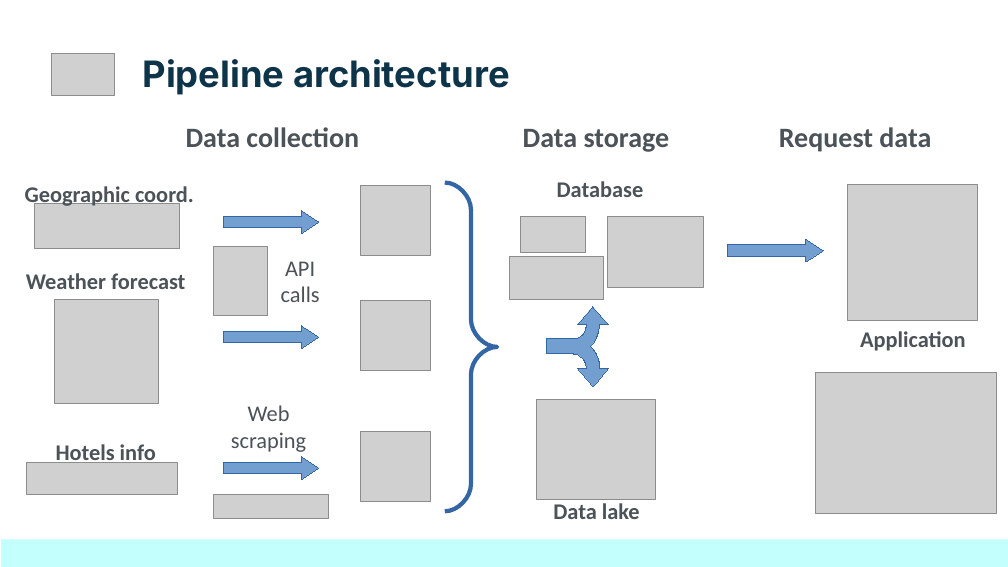
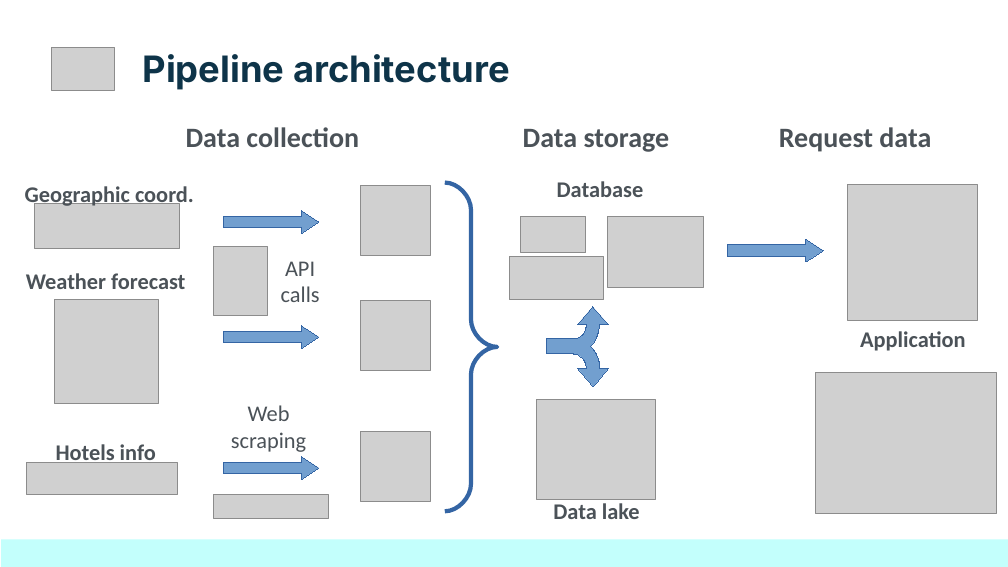
Before and after one commit to netesf13d/jedha-projects, a slide deck: slide 3 of 1-01-Plan_your_trip_with_Kayak/presentation/Presentation - 1-01 - Plan your trip with Kayak.odp. Drawn at 1008x567 pixels with LibreOffice and Linux fonts; fonts in the diff are those of the drawing; grey boxes stand for pictures. Boxes give left, top, right and bottom in pixels: in the first picture for what was removed or moved away, otherwise in the second. Text is boxed around its words. In the diff, an @@ line names an element or a change of style, - is before the commit and + after.

```diff
--- a/1-01-Plan_your_trip_with_Kayak/presentation/Presentation - 1-01 - Plan your trip with Kayak.odp
+++ b/1-01-Plan_your_trip_with_Kayak/presentation/Presentation - 1-01 - Plan your trip with Kayak.odp
@@ picture: place and size @@
-picture at bbox=[51, 53, 115, 96]
+picture at bbox=[51, 47, 115, 90]
@@ title "Pipeline architecture": place and size @@
-title "Pipeline architecture" at bbox=[142, 59, 510, 95]
+title "Pipeline architecture" at bbox=[142, 54, 510, 90]
```
Also in this commit, not shown: 4 other slides changed, 34 other files.
